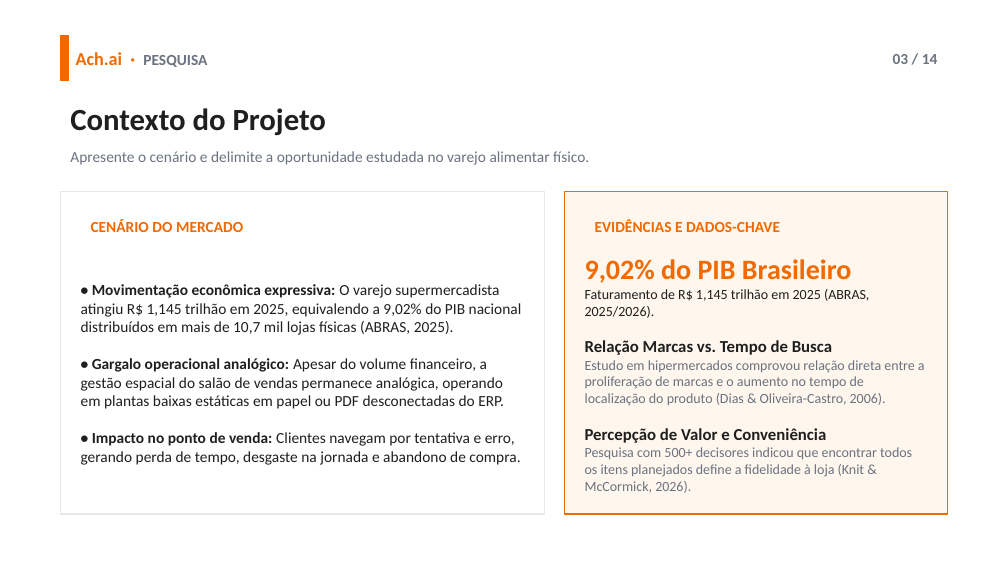
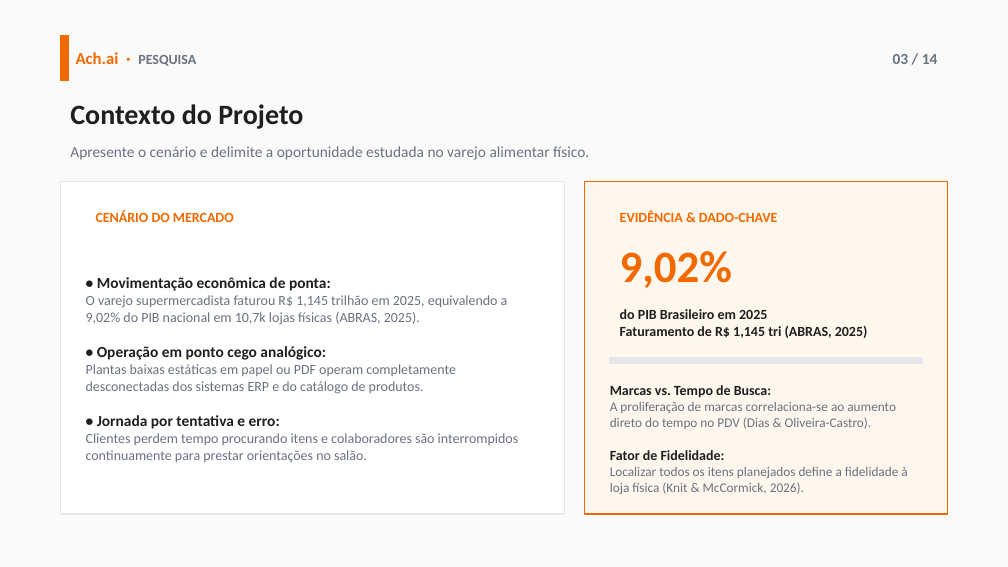
Before and after one commit to 2026-2-NCC7/Projeto2, a slide deck: slide 3 of documentos/apresentações/Ach.ai - Apresentacao TCC (Template 14 Slides).pptx. Drawn at 1008x567 pixels with LibreOffice and Linux fonts; fonts in the diff are those of the drawing. Boxes give left, top, right and bottom in pixels: in the first picture for what was removed or moved away, otherwise in the second. Text is boxed around its words. In the diff, an @@ line names an element or a change of style, - is before the commit and + after.

Commit message:
docs(presentation): atualiza slides com versao concisa e imagens reais do design

```diff
--- a/documentos/apresentações/Ach.ai - Apresentacao TCC (Template 14 Slides).pptx
+++ b/documentos/apresentações/Ach.ai - Apresentacao TCC (Template 14 Slides).pptx
@@ background #FFFFFF to #FAFAFA @@
@@ text "Ach.ai · PESQUISA" at (x1=76, y1=52, x2=196, y2=66): size 13 to 12 pt in "Ach.ai ·"; size 11 to 10 pt in "PESQUISA" @@
@@ text "Contexto do Projeto" at (x1=70, y1=104, x2=303, y2=129): size 22 to 20 pt @@
@@ text "Apresente o cenário e delimite ..." moved from (x1=70, y1=151, x2=589, y2=165) to (x1=70, y1=146, x2=589, y2=160) @@
@@ rectangle resized from (x1=60, y1=192, x2=544, y2=514) to (x1=60, y1=181, x2=564, y2=514) @@
@@ text "CENÁRIO DO MERCADO" moved from (x1=91, y1=219, x2=243, y2=232) to (x1=96, y1=210, x2=234, y2=222) @@
@@ text "CENÁRIO DO MERCADO" at (x1=96, y1=210, x2=234, y2=222): size 11 to 10 pt @@
@@ rectangle resized from (x1=564, y1=192, x2=948, y2=514) to (x1=585, y1=181, x2=948, y2=514) @@
@@ text at (x1=620, y1=210, x2=777, y2=222): text changed; size 11 to 10 pt @@
-EVIDÊNCIAS E DADOS-CHAVE
+EVIDÊNCIA & DADO-CHAVE
@@ text added at (x1=620, y1=251, x2=732, y2=288), 32 pt, text #F26900, bold @@
+9,02%
@@ text at (x1=86, y1=277, x2=519, y2=463): text changed; size 11 to 10 pt; text colour #1F1F1F to #6B7280 @@
-• Movimentação econômica expressiva: O varejo supermercadista atingiu R$ 1,145 trilhão em 2025, equivalendo a 9,02% do PIB nacional distribuídos em mais de 10,7 mil lojas físicas (ABRAS, 2025).
-• Gargalo operacional analógico: Apesar do volume financeiro, a gestão espacial do salão de vendas permanece analógica, operando em plantas baixas estáticas em papel ou PDF desconectadas do ERP.
-• Impacto no ponto de venda: Clientes navegam por tentativa e erro, gerando perda de tempo, desgaste na jornada e abandono de compra.
+• Movimentação econômica de ponta:
+O varejo supermercadista faturou R$ 1,145 trilhão em 2025, equivalendo a 9,02% do PIB nacional em 10,7k lojas físicas (ABRAS, 2025).
+• Operação em ponto cego analógico:
+Plantas baixas estáticas em papel ou PDF operam completamente desconectadas dos sistemas ERP e do catálogo de produtos.
+• Jornada por tentativa e erro:
+Clientes perdem tempo procurando itens e colaboradores são interrompidos continuamente para prestar orientações no salão.
@@ text added at (x1=620, y1=309, x2=868, y2=338), 10 pt, text #1F1F1F, bold @@
+do PIB Brasileiro em 2025
+Faturamento de R$ 1,145 tri (ABRAS, 2025)
@@ rectangle added at (x1=610, y1=358, x2=922, y2=363), fill #E5E7EB, outline #E5E7EB 1 pt @@
@@ text at (x1=610, y1=385, x2=907, y2=494): text changed; size 10 to 9.5 pt @@
-9,02% do PIB Brasileiro
-Faturamento de R$ 1,145 trilhão em 2025 (ABRAS, 2025/2026).
-Relação Marcas vs. Tempo de Busca
-Estudo em hipermercados comprovou relação direta entre a proliferação de marcas e o aumento no tempo de localização do produto (Dias & Oliveira-Castro, 2006).
-Percepção de Valor e Conveniência
-Pesquisa com 500+ decisores indicou que encontrar todos os itens planejados define a fidelidade à loja (Knit & McCormick, 2026).
+Marcas vs. Tempo de Busca:
+A proliferação de marcas correlaciona-se ao aumento direto do tempo no PDV (Dias & Oliveira-Castro).
+Fator de Fidelidade:
+Localizar todos os itens planejados define a fidelidade à loja física (Knit & McCormick, 2026).
```
Also in this commit, not shown: 9 other slides changed, 4 slides added, 4 slides removed.
